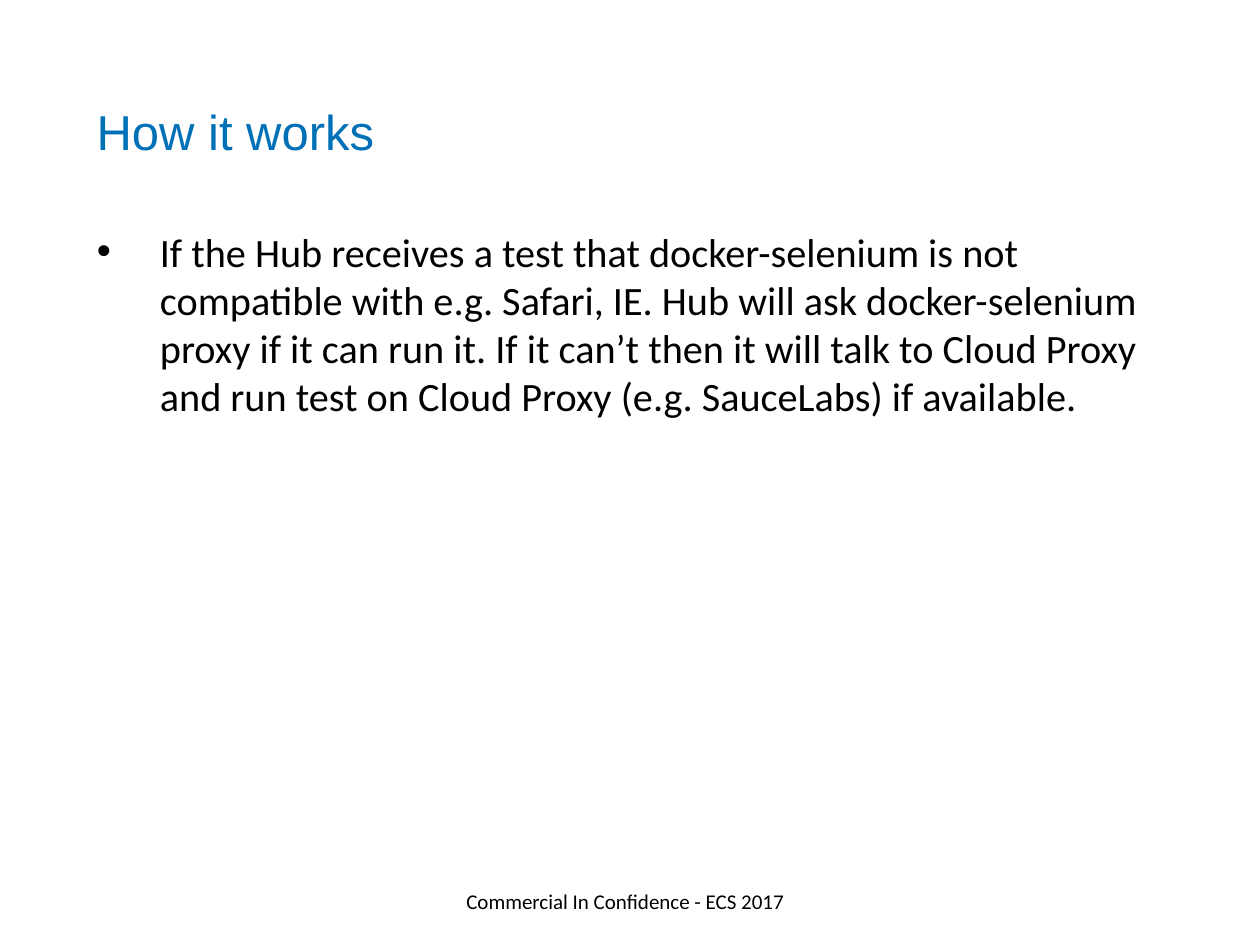
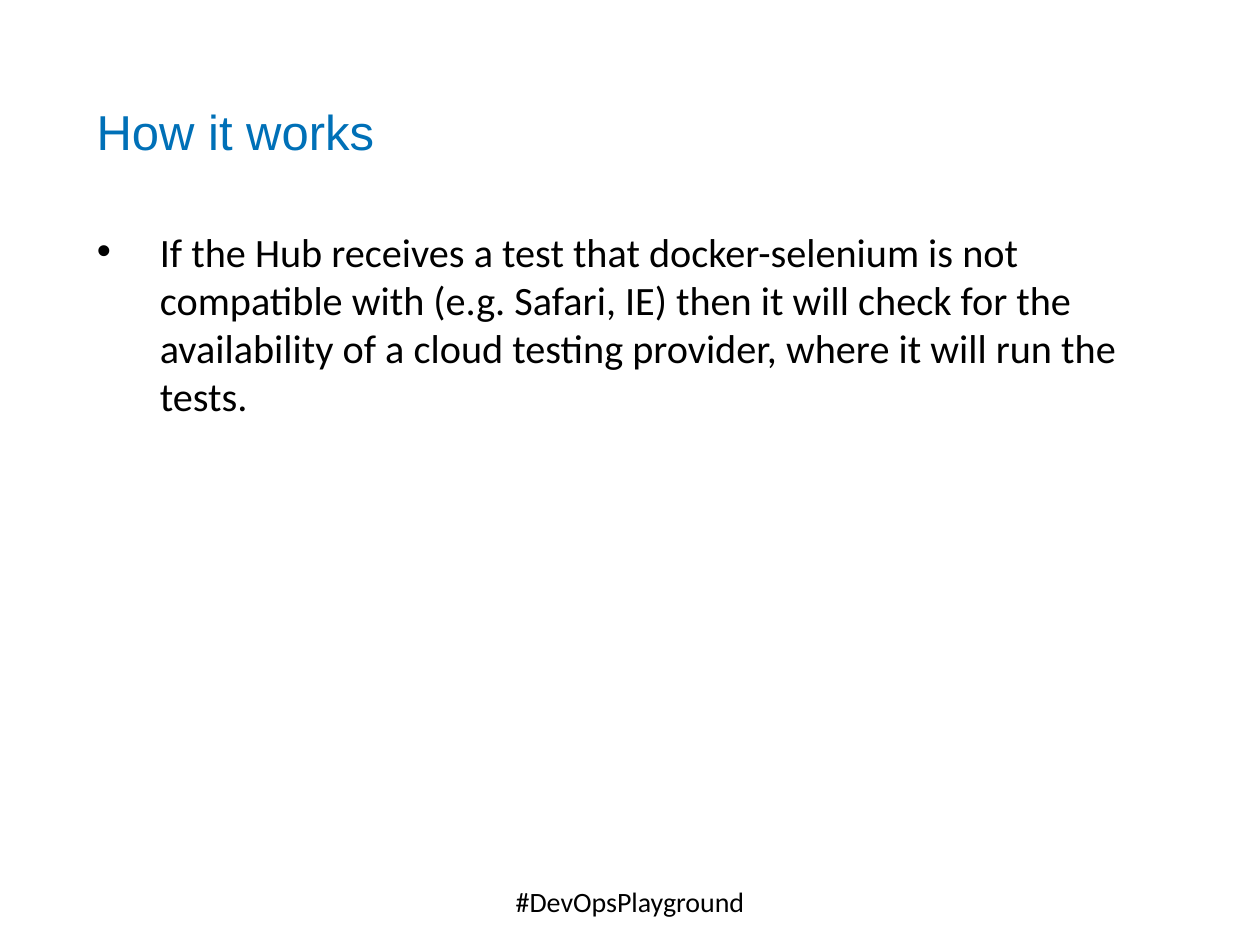
Before and after one commit to DevOpsPlayground/Hands-on-with-Selenium-Auto-Scaling-using-Docker-and-Zalenium, a slide deck: slide 9 of ECS_Digital_Template.pptx. Drawn at 1260x945 pixels with LibreOffice and Linux fonts; fonts in the diff are those of the drawing; background and template pictures are left out. Boxes give left, top, right and bottom in pixels: in the first picture for what was removed or moved away, otherwise in the second. Text is boxed around its words. In the diff, an @@ line names an element or a change of style, - is before the commit and + after.

```diff
--- a/ECS_Digital_Template.pptx
+++ b/ECS_Digital_Template.pptx
@@ text at [160, 239, 1116, 412]: text changed @@
-• If the Hub receives a test that docker-selenium is not compatible with e.g. Safari, IE. Hub will ask docker-selenium proxy if it can run it. If it can’t then it will talk to Cloud Proxy and run test on Cloud Proxy (e.g. SauceLabs) if available.
+• If the Hub receives a test that docker-selenium is not compatible with (e.g. Safari, IE) then it will check for the availability of a cloud testing provider, where it will run the tests.
@@ text at [516, 892, 744, 917]: text changed; size 12 to 16 pt @@
-Commercial In Confidence - ECS 2017
+#DevOpsPlayground
```
Also in this commit, not shown: 10 other slides changed, 2 slides added, 6 other files.
